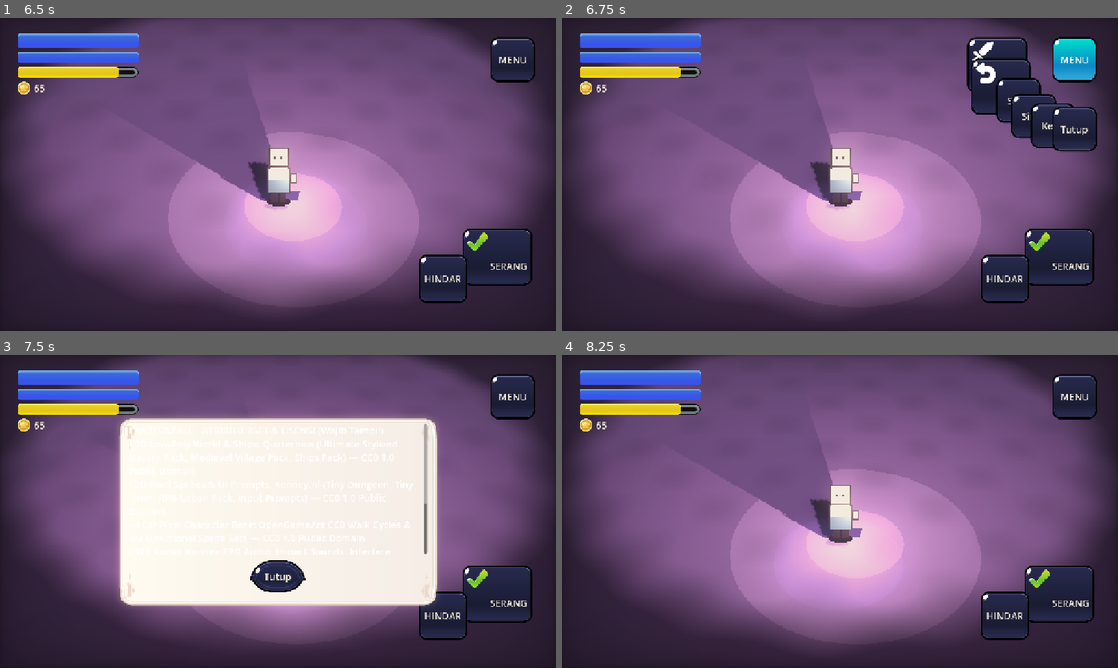
Above: before the commit, frames 1-4 (two rows, left to right).
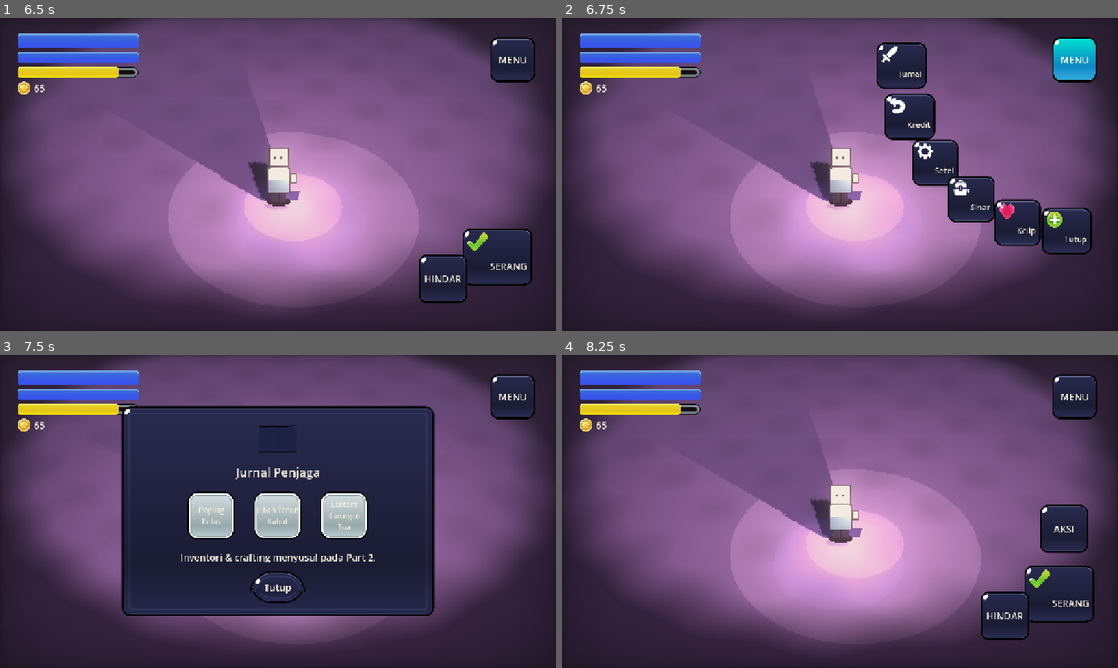
Above: after the commit, the same moments.

Repository: KyokoApp/GodotMe
Game: Godot game, scene res://scenes/main/GameRoot.tscn
The game is run twice, just before and just after one commit, with the same random seed, the same clock (stepped at 60 frames per second) and the same inputs.
Inputs (mouse positions are in pixels of both pictures, inside the frame that each line leads up to):
- Up to frame 1 (6.5 s): move the mouse to (250, 237) at 0.52 s; hold Up (ui_up) 0.53-1.25 s; click (250, 237) at 0.67 s; click "SERANG" at 1.25 s; click "HINDAR" at 2 s; drag from (444, 221) to (250, 237) at 2.77 s; move the mouse to (111, 127) at 3.52 s; hold Left (ui_left) 3.53-4.25 s; click (111, 127) at 3.67 s; drag from (305, 174) to (111, 127) at 4.27 s; move the mouse to (194, 96) at 5.02 s; hold Down (ui_down) 5.03-5.75 s; click (194, 96) at 5.17 s; drag from (400, 158) to (194, 96) at 5.77 s
- Up to frame 2 (6.75 s): click "MENU" at 6.5 s
- Up to frame 3 (7.5 s): click "Jurnal" at 7.25 s
- Up to frame 4 (8.25 s): click "Tutup" at 8 s

Frame 1 is identical in both runs. In frame 2, 14% of the frame differs, in the area x 56-97%, y 6-92%; in frame 3, 39%, in the area x 21-96%, y 16-92%; in frame 4, 1.3%.

Commit message:
fix(ui): busur radial tidak bertabrakan & kontrol gerakan disembunyikan saat menu
Dua perbaikan lanjutan dari penataan HUD:

1. Geometri menu radial dihitung ulang.
   Rumus lama (R=160, tombol 104x104) membuat tombol-tombol radial
   saling tabrakan: jarak antar pusat hanya 2*160*sin(9deg) = 50px
   sementara tombolnya 104px.
   Sekarang: busur seperempat lingkaran R=380 mengitari pusat tombol
   MENU (1200, 76), 6 item pada sudut 180/162/144/126/108/90 derajat,
   tombol 80x80. Jarak terkecil antar tetangga 84px (> 80px lebar
   tombol) sehingga benar-benar tidak ada yang tumpang tindih, dan
   seluruh busur masih masuk layar (x 780..1240, y 36..496).
   Label diperkecil ke 18px dan ikon ke 36x36 supaya muat di 80x80.

2. Kontrol gerakan (Serang / Hindar / Aksi) disembunyikan selama
   menu radial, panel Jurnal/Kredit/Pengaturan, atau dialog terbuka.
   Selain tidak berguna (game berhenti), posisinya juga berbenturan
   dengan panel dialog bawah-tengah dan busur radial.
   Input joystick ikut diblokir di keadaan tersebut.

3. RadialLayer dipindah jadi anak terakhir HudRoot supaya selalu
   digambar paling atas dan tidak tertutup panel dialog.

Ikon baru: icon_gerigi, icon_lentera, icon_kelip, icon_tutup (36x36).

Co-authored-by: arena-agent <297053741+arena-agent@users.noreply.github.com>

Diff:
--- a/scenes/ui/TouchHUD.tscn
+++ b/scenes/ui/TouchHUD.tscn
@@ -16,6 +16,10 @@
 [ext_resource type="Texture2D" path="res://assets/ui/doboui/Dialogues/Separator3.png" id="14_separator"]
 [ext_resource type="Texture2D" path="res://assets/ui/doboui/Headers/Header2_ultramarine.png" id="15_header"]
 [ext_resource type="StyleBoxTexture" path="res://assets/ui/styles/panel_default.tres" id="16_panel_default"]
+[ext_resource type="Texture2D" path="res://assets/ui/icons/icon_gerigi.png" id="18_gerigi"]
+[ext_resource type="Texture2D" path="res://assets/ui/icons/icon_lentera.png" id="19_lentera"]
+[ext_resource type="Texture2D" path="res://assets/ui/icons/icon_kelip.png" id="20_kelip"]
+[ext_resource type="Texture2D" path="res://assets/ui/icons/icon_tutup.png" id="21_tutup"]
 [ext_resource type="Script" path="res://scripts/ui/JoystickPad.gd" id="17_joystick"]
 
 [sub_resource type="StyleBoxEmpty" id="StyleBoxEmpty_flat"]
@@ -103,85 +107,6 @@
 offset_bottom = 128.0
 grow_horizontal = 0
 text = "MENU"
-
-[node name="RadialLayer" type="Control" parent="HudRoot"]
-visible = false
-anchors_preset = 15
-anchor_right = 1.0
-anchor_bottom = 1.0
-grow_horizontal = 2
-grow_vertical = 2
-mouse_filter = 2
-
-[node name="RadJurnal" type="Button" parent="HudRoot/RadialLayer"]
-anchors_preset = 2
-anchor_left = 1.0
-anchor_right = 1.0
-offset_left = -292.0
-offset_top = 24.0
-offset_right = -188.0
-offset_bottom = 128.0
-grow_horizontal = 0
-text = "Jurnal"
-icon = ExtResource("3_quill")
-vertical_icon_alignment = 0
-
-[node name="RadKredit" type="Button" parent="HudRoot/RadialLayer"]
-anchors_preset = 2
-anchor_left = 1.0
-anchor_right = 1.0
-offset_left = -284.0
-offset_top = 73.0
-offset_right = -180.0
-offset_bottom = 177.0
-grow_horizontal = 0
-text = "Kredit"
-icon = ExtResource("4_scroll")
-vertical_icon_alignment = 0
-
-[node name="RadSetelan" type="Button" parent="HudRoot/RadialLayer"]
-anchors_preset = 2
-anchor_left = 1.0
-anchor_right = 1.0
-offset_left = -261.0
-offset_top = 118.0
-offset_right = -157.0
-offset_bottom = 222.0
-grow_horizontal = 0
-text = "Setel"
-
-[node name="RadSinar" type="Button" parent="HudRoot/RadialLayer"]
-anchors_preset = 2
-anchor_left = 1.0
-anchor_right = 1.0
-offset_left = -226.0
-offset_top = 154.0
-offset_right = -122.0
-offset_bottom = 258.0
-grow_horizontal = 0
-text = "Sinar"
-
-[node name="RadKelip" type="Button" parent="HudRoot/RadialLayer"]
-anchors_preset = 2
-anchor_left = 1.0
-anchor_right = 1.0
-offset_left = -181.0
-offset_top = 176.0
-offset_right = -77.0
-offset_bottom = 280.0
-grow_horizontal = 0
-text = "Kelip"
-
-[node name="RadTutup" type="Button" parent="HudRoot/RadialLayer"]
-anchors_preset = 2
-anchor_left = 1.0
-anchor_right = 1.0
-offset_left = -132.0
-offset_top = 184.0
-offset_right = -28.0
-offset_bottom = 288.0
-grow_horizontal = 0
-text = "Tutup"
 
 [node name="BtnAttack" type="Button" parent="HudRoot"]
 anchors_preset = 3
@@ -537,6 +462,99 @@
 theme_override_styles/hover = ExtResource("12_wide_hover")
 theme_override_styles/pressed = ExtResource("13_wide_pressed")
 text = "Tutup"
+
+[node name="RadialLayer" type="Control" parent="HudRoot"]
+visible = false
+anchors_preset = 15
+anchor_right = 1.0
+anchor_bottom = 1.0
+grow_horizontal = 2
+grow_vertical = 2
+mouse_filter = 2
+
+[node name="RadJurnal" type="Button" parent="HudRoot/RadialLayer"]
+anchors_preset = 2
+anchor_left = 1.0
+anchor_right = 1.0
+offset_left = -500.0
+offset_top = 36.0
+offset_right = -420.0
+offset_bottom = 116.0
+grow_horizontal = 0
+text = "Jurnal"
+theme_override_font_sizes/font_size = 18
+icon = ExtResource("3_quill")
+vertical_icon_alignment = 0
+
+[node name="RadKredit" type="Button" parent="HudRoot/RadialLayer"]
+anchors_preset = 2
+anchor_left = 1.0
+anchor_right = 1.0
+offset_left = -481.4
+offset_top = 153.4
+offset_right = -401.4
+offset_bottom = 233.4
+grow_horizontal = 0
+text = "Kredit"
+theme_override_font_sizes/font_size = 18
+icon = ExtResource("4_scroll")
+vertical_icon_alignment = 0
+
+[node name="RadSetelan" type="Button" parent="HudRoot/RadialLayer"]
+anchors_preset = 2
+anchor_left = 1.0
+anchor_right = 1.0
+offset_left = -427.4
+offset_top = 259.4
+offset_right = -347.4
+offset_bottom = 339.4
+grow_horizontal = 0
+text = "Setel"
+theme_override_font_sizes/font_size = 18
+icon = ExtResource("18_gerigi")
+vertical_icon_alignment = 0
+
+[node name="RadSinar" type="Button" parent="HudRoot/RadialLayer"]
+anchors_preset = 2
+anchor_left = 1.0
+anchor_right = 1.0
+offset_left = -343.4
+offset_top = 343.4
+offset_right = -263.4
+offset_bottom = 423.4
+grow_horizontal = 0
+text = "Sinar"
+theme_override_font_sizes/font_size = 18
+icon = ExtResource("19_lentera")
+vertical_icon_alignment = 0
+
+[node name="RadKelip" type="Button" parent="HudRoot/RadialLayer"]
+anchors_preset = 2
+anchor_left = 1.0
+anchor_right = 1.0
+offset_left = -237.4
+offset_top = 397.4
+offset_right = -157.4
+offset_bottom = 477.4
+grow_horizontal = 0
+text = "Kelip"
+theme_override_font_sizes/font_size = 18
+icon = ExtResource("20_kelip")
+vertical_icon_alignment = 0
+
+[node name="RadTutup" type="Button" parent="HudRoot/RadialLayer"]
+anchors_preset = 2
+anchor_left = 1.0
+anchor_right = 1.0
+offset_left = -120.0
+offset_top = 416.0
+offset_right = -40.0
+offset_bottom = 496.0
+grow_horizontal = 0
+text = "Tutup"
+theme_override_font_sizes/font_size = 18
+icon = ExtResource("21_tutup")
+vertical_icon_alignment = 0
 
 [node name="JoystickPad" type="Control" parent="."]
 mouse_filter = 2
--- a/scripts/ui/TouchHUDController.gd
+++ b/scripts/ui/TouchHUDController.gd
@@ -141,6 +141,19 @@
 	var should_pause: bool = _is_menu_open()
 	if get_tree().paused != should_pause:
 		get_tree().paused = should_pause
+	_sync_controls_visibility()
+
+
+## Kontrol gerakan disembunyikan saat menu/panel terbuka atau dialog berjalan:
+## tidak ada gunanya ditampilkan (game berhenti) dan letaknya berbenturan
+## dengan panel tengah bawah.
+func _sync_controls_visibility() -> void:
+	var hide_actions: bool = _is_menu_open() or DialogueManager.is_dialogue_active
+	for btn in [btn_attack, btn_dodge, btn_interact]:
+		if btn != null:
+			btn.visible = not hide_actions
+	if hide_actions:
+		_release_joystick()
 
 
 func _animate_radial(opening: bool) -> void:
@@ -333,7 +346,7 @@
 
 
 func _unhandled_input(event: InputEvent) -> void:
-	if _is_menu_open():
+	if _is_menu_open() or DialogueManager.is_dialogue_active:
 		return
 	var player: PlayerController = _get_player()
 	if player == null:
@@ -351,15 +364,19 @@
 		else:
 			if st.index == _joystick_touch_idx:
 				_joystick_touch_idx = -1
-				_joystick_vec = Vector2.ZERO
+				_release_joystick()
 				player.set_touch_move_vector(Vector2.ZERO)
-				if joystick_pad != null:
-					joystick_pad.release()
 
 	elif event is InputEventScreenDrag:
 		var sd: InputEventScreenDrag = event as InputEventScreenDrag
 		if sd.index == _joystick_touch_idx:
 			_update_joystick_delta(sd.position, player)
+
+
+func _release_joystick() -> void:
+	_joystick_vec = Vector2.ZERO
+	if joystick_pad != null:
+		joystick_pad.release()
 
 
 func _update_joystick_delta(touch_pos: Vector2, player: PlayerController) -> void:
@@ -393,6 +410,10 @@
 ## Tombol AKSI cuma muncul kalau ada objek yang bisa disentuh di sekitar.
 func _update_interact_button() -> void:
 	if btn_interact == null:
+		return
+	# selama menu/dialog terbuka semua kontrol gerakan disembunyikan
+	if _is_menu_open() or DialogueManager.is_dialogue_active:
+		btn_interact.visible = false
 		return
 	var player: PlayerController = _get_player()
 	if player == null or player.interact_area == null:
@@ -497,6 +518,7 @@
 	if dialogue_panel == null or not DialogueManager.dialogue_db.has(node_id):
 		return
 	dialogue_panel.visible = true
+	_sync_controls_visibility()
 	var entry: Dictionary = DialogueManager.dialogue_db[node_id]
 	if dialogue_speaker != null:
 		dialogue_speaker.text = String(entry.get("speaker", ""))
@@ -523,6 +545,7 @@
 func _on_dialogue_ended(_npc_id: String) -> void:
 	if dialogue_panel != null:
 		dialogue_panel.visible = false
+	_sync_controls_visibility()
 
 
 # ════════════════════════════════════════════════════════════════════════
Binary file changed: assets/ui/icons/icon_bulu.png
Binary file added: assets/ui/icons/icon_gerigi.png
Binary file changed: assets/ui/icons/icon_gulungan.png
Binary file added: assets/ui/icons/icon_kelip.png
Binary file added: assets/ui/icons/icon_lentera.png
Binary file added: assets/ui/icons/icon_tutup.png
Not shown: 1 places in scenes/ui/TouchHUD.tscn that only renumber resources
